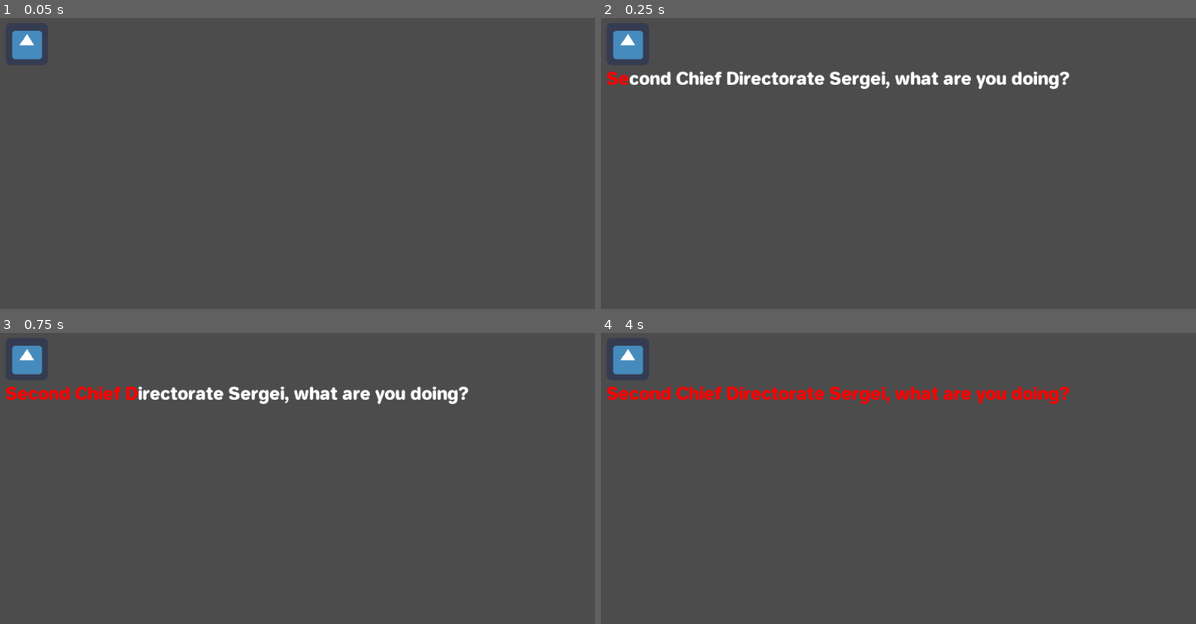
Above: before the commit, frames 1-4 (two rows, left to right).
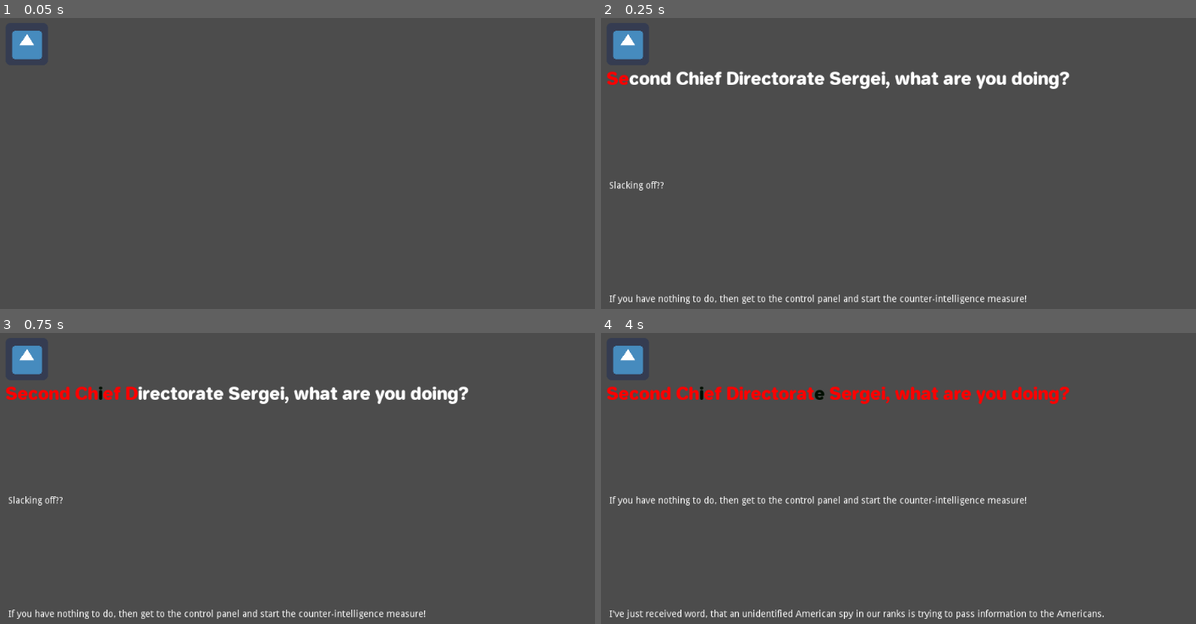
Above: after the commit, the same moments.

Repository: panorb/ludum-dare-49
Game: Godot game, scene res://ControlPanel/ControlPanel.tscn
The game is run twice, just before and just after one commit, with the same random seed, the same clock (stepped at 60 frames per second) and the same inputs. The project has no main scene, so this scene is started directly. The engine's default icon, where the game draws it, is replaced by a stand-in: a white triangle on a blue panel in a dark square.
Inputs (mouse positions are in pixels of both pictures, inside the frame that each line leads up to):
- Up to frame 1 (0.05 s): no input
- Up to frame 2 (0.25 s): no input
- Up to frame 3 (0.75 s): click (333, 359) at 0.5 s
- Up to frame 4 (4 s): click (934, 359) at 1.25 s; click (934, 359) at 2 s

Frame 1 is identical in both runs. In frame 2, 0.9% of the frame differs, in the area x 1-72%, y 56-99%; in frame 3, 1.0%; in frame 4, 1.9%, in the area x 1-85%, y 18-99%.

Commit message:
Censor intervals recorded to subtitle dictionary

Diff:
--- a/godot/ControlPanel/control-panel.gd
+++ b/godot/ControlPanel/control-panel.gd
@@ -13,6 +13,8 @@
 var last_index : int = -1
 var timestamp = null
 var time_pressed : float = 0.0
+var intervals_pressed = []
+var current_censor_interval = {}
 
 func _ready():
 	subtitles_container.connect("text_started", self, "_on_text_started")
@@ -37,6 +39,9 @@
 		return
 	if subtitles["timing"][last_index]["status"] == "running":
 		subtitles["timing"][last_index]["last_pressed"] = OS.get_ticks_msec()
+		_set_start_cursor(last_index)
+	subtitles_container.censor_button_pressed = true
+
 
 func _on_CensorButton_up():
 	censor_button_down = false
@@ -45,6 +50,8 @@
 	if subtitles["timing"][last_index]["status"] == "running":
 		subtitles["timing"][last_index]["time_pressed"] = subtitles["timing"][last_index]["time_pressed"] \
 												+ OS.get_ticks_msec() - subtitles["timing"][last_index]["last_pressed"]
+		_set_end_cursor(last_index)
+	subtitles_container.censor_button_pressed = false
 
 func _on_text_started(index):
 	last_index = index
@@ -53,6 +60,7 @@
 
 	if censor_button_down:
 		subtitles["timing"][last_index]["last_pressed"] = OS.get_ticks_msec()
+		_set_start_cursor(index)
 
 func _on_text_ended(index):
 	subtitles["timing"][index]["status"] = "finished"
@@ -60,6 +68,27 @@
 	if censor_button_down:
 		subtitles["timing"][index]["time_pressed"] = subtitles["timing"][index]["time_pressed"] \
 												+ OS.get_ticks_msec()- subtitles["timing"][index]["last_pressed"]
+		_set_end_cursor(index)
 
 	var coverage = round(subtitles["timing"][index]["time_pressed"] \
 						/ ((subtitles["timing"][index]["end"] - subtitles["timing"][index]["start"]) * 100)) * 10
+
+	print(subtitles["timing"][index])
+
+func _set_start_cursor(index: int) -> void:
+	var censor_interval = {
+		"start_position": subtitles_container.last_cursor_position
+	}
+	if not "censor_intervals" in subtitles["timing"][index].keys():
+		subtitles["timing"][index]["censor_intervals"] = [censor_interval]
+	else:
+		subtitles["timing"][index]["censor_intervals"].append(censor_interval)
+
+func _set_end_cursor(index: int) -> void:
+	var cursor_position = subtitles_container.last_cursor_position
+
+	if subtitles["timing"][index]["status"] == "finished":
+		cursor_position = subtitles["timing"][index]["text"].length()
+
+	subtitles["timing"][index]["censor_intervals"][-1]["end_position"] \
+		= cursor_position
--- a/godot/ControlPanel/subtitle-label.gd
+++ b/godot/ControlPanel/subtitle-label.gd
@@ -10,10 +10,12 @@
 var method_track_index_end : int = 1
 var current_segment_id: int = -1
 var current_index : int = -1
-var next_lines: String = ""
+var preset_formatting : Dictionary = {}
+var censor_button_pressed : bool = false setget _toggle_censor_button
+var current_line_formatted = ""
+var last_cursor_position : int = 0
 
 onready var animation_player = get_node("AnimationPlayer")
-
 onready var lines = [get_node("Line1"), get_node("Line2"), get_node("Line3")]
 
 func _ready():
@@ -50,6 +52,15 @@
 	animation_player.set_current_animation(animation_name)
 	animation_player.play()
 
+func preset_subtitle_formatting(formatting : Array):
+	for setting in formatting:
+		assert("index" in setting)
+		var index = setting["index"]
+		preset_formatting[index] = {}
+
+		if "color" in setting.keys():
+			preset_formatting[index]["color"] = setting["color"]
+
 func _subtitles_duration():
 	if subtitles_dict.empty():
 		return 0;
@@ -80,10 +91,15 @@
 	current_index = index
 	if current_segment_id != subtitles_dict[index]["segment"]:
 		current_segment_id = subtitles_dict[index]["segment"]
+		current_line_formatted = ""
+		if censor_button_pressed:
+			current_line_formatted += "[color=#000F00]"
 		_create_upcoming_lines()
+	last_cursor_position = 0
 	emit_signal("text_started", index)
 
 func _on_text_ended(index : int):
+	current_line_formatted = current_line_formatted + " "
 	emit_signal("text_ended", index)
 
 func _create_upcoming_lines():
@@ -101,7 +117,17 @@
 	for line_index in range(1,3):
 		var line = ""
 		while 	index < subtitles_dict.size() and \
-				subtitles_dict[index]["segment"] == current_segment_id + line_index + 1:
+				subtitles_dict[index]["segment"] == current_segment_id + line_index:
+
+				var text_element = subtitles_dict[index]["text"]
+
+				if index in preset_formatting.keys():
+					for property in preset_formatting[index].keys():
+						match property:
+							"color":
+								text_element = "[color=" \
+												+ preset_formatting[index][property]
+
 
 				line = PoolStringArray([line, subtitles_dict[index]["text"]]).join(" ")
 				index += 1
@@ -114,25 +140,29 @@
 				/ (subtitles_dict[current_index]["end"] - subtitles_dict[current_index]["start"])),
 					1.0)
 
-	lines[0].bbcode_text = _create_current_line(share)
+	var text_length = subtitles_dict[current_index]["text"].length()
+	var new_cursor_position = round(text_length * share)
 
-func _create_current_line(share : float):
+	if new_cursor_position != last_cursor_position or new_cursor_position == 0:
+		lines[0].bbcode_text = _update_current_line(new_cursor_position)
+
+func _update_current_line(new_cursor_position : int):
 	var line = ""
 	var index = current_index - 1
 
-	# Part before the current text
-	while index >= 0 and subtitles_dict[index]["segment"] == current_segment_id:
-		line = subtitles_dict[index]["text"] + " " + line
-		index -= 1
+	var extension = subtitles_dict[current_index]["text"].substr(last_cursor_position,
+			new_cursor_position - last_cursor_position)
 
-	line = "[color=#FF0000]" + line
+	current_line_formatted = current_line_formatted + extension
 
-	# Current text
-	var text_length = subtitles_dict[current_index]["text"].length()
-	var substr_length = round(text_length * share)
+	line = current_line_formatted
 
-	line += subtitles_dict[current_index]["text"].substr(0, substr_length) + "[/color]"
-	line += subtitles_dict[current_index]["text"].substr(substr_length, text_length-substr_length)
+	if line.length() > 0:
+		if censor_button_pressed:
+			line += "[/color]"
+		line = "[color=#FF0000]" + line + "[/color]"
+
+	line += subtitles_dict[current_index]["text"].substr(new_cursor_position)
 
 	# Part after the current text
 	index = current_index + 1
@@ -140,4 +170,12 @@
 		line += " " + subtitles_dict[index]["text"]
 		index += 1
 
+	last_cursor_position = new_cursor_position
 	return line
+
+func _toggle_censor_button(value : bool) -> void:
+	censor_button_pressed = value
+	if censor_button_pressed:
+		current_line_formatted += "[color=#000F00]"
+	else:
+		current_line_formatted += "[/color]"
